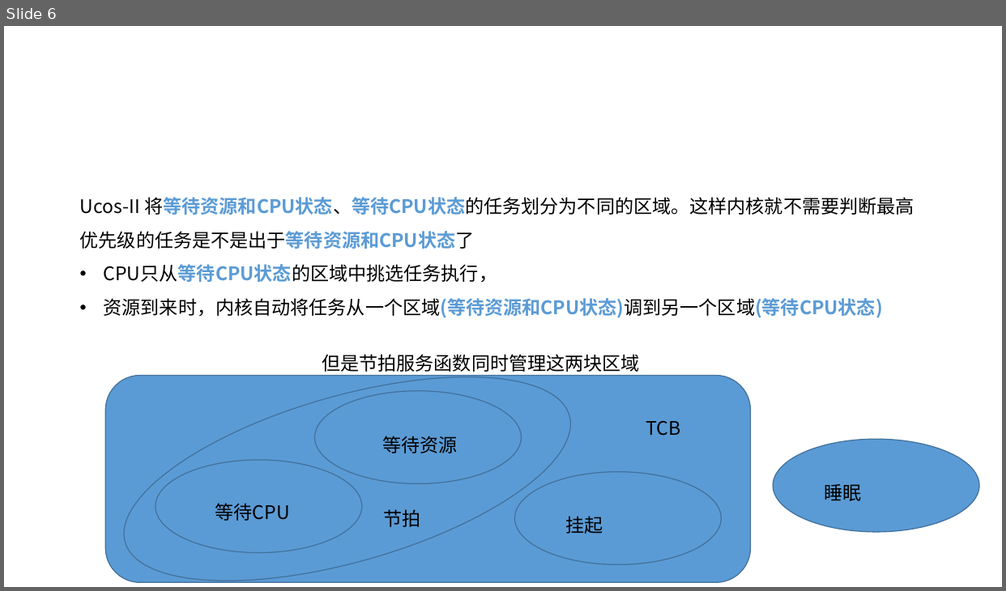
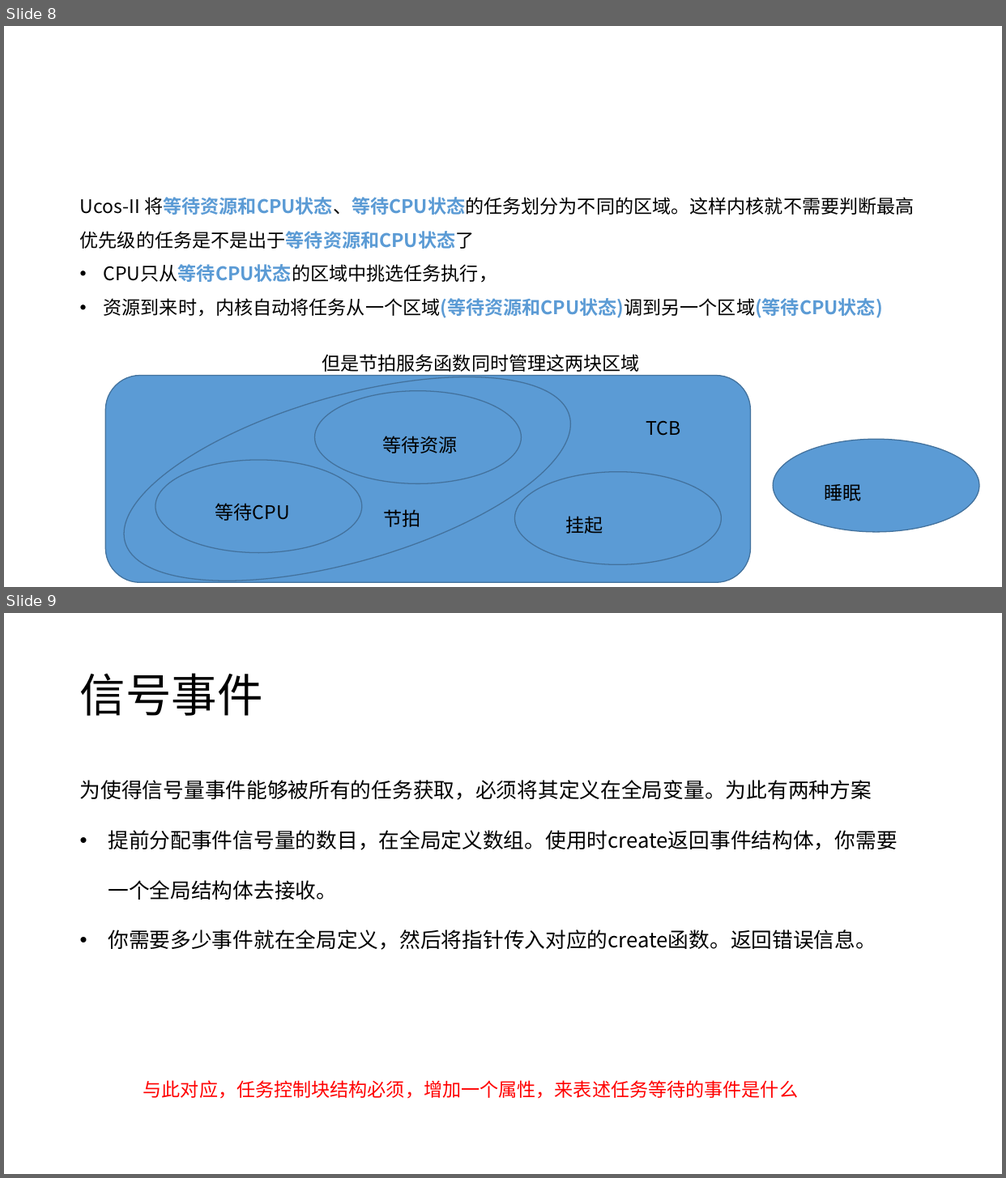
Before and after one commit to linghuix/UcosII-embedded-system, a slide deck: image/1.UCOS分析与深入解读.pptx. Shown one above the other, each under a label of ours: slide 6 before the commit, slides 8 and 9 after it. The pictures are 1006x591 and 1006x1178 pixels, drawn with LibreOffice and Linux fonts; fonts in the diff are those of the drawing. Boxes give left, top, right and bottom in pixels: in the first picture for what was removed or moved away, otherwise in the second. Text is boxed around its words. In the diff, an @@ line names an element or a change of style, - is before the commit and + after.

```diff
--- a/image/1.UCOS分析与深入解读.pptx
+++ b/image/1.UCOS分析与深入解读.pptx
@@ slide 9 added at (4,613,1002,1174), background #FFFFFF @@
@@ title added at (80,673,263,716), 44 pt, text #000000 @@
+信号事件
@@ text added at (80,780,897,950), 20 pt, text #000000 @@
+为使得信号量事件能够被所有的任务获取，必须将其定义在全局变量。为此有两种方案
+• 提前分配事件信号量的数目，在全局定义数组。使用时create返回事件结构体，你需要一个全局结构体去接收。
+• 你需要多少事件就在全局定义，然后将指针传入对应的create函数。返回错误信息。
@@ text added at (143,1080,798,1099), 18 pt, text #FF0000 @@
+与此对应，任务控制块结构必须，增加一个属性，来表述任务等待的事件是什么
@@ what was slide 6 is now slide 8 @@
```
Also in this commit, not shown: 2 slides changed, 5 other slides added, 1 slide removed, 5 other files.
